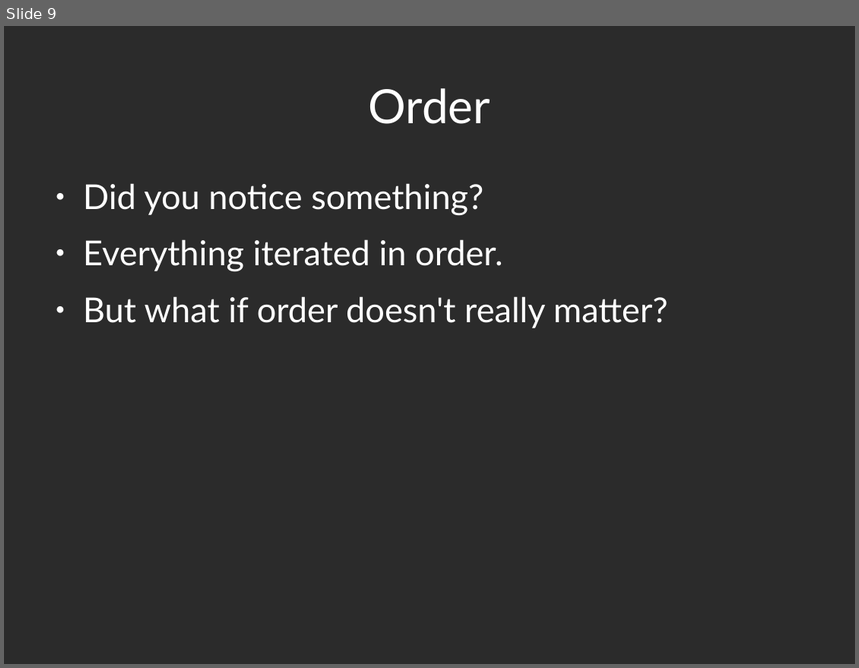
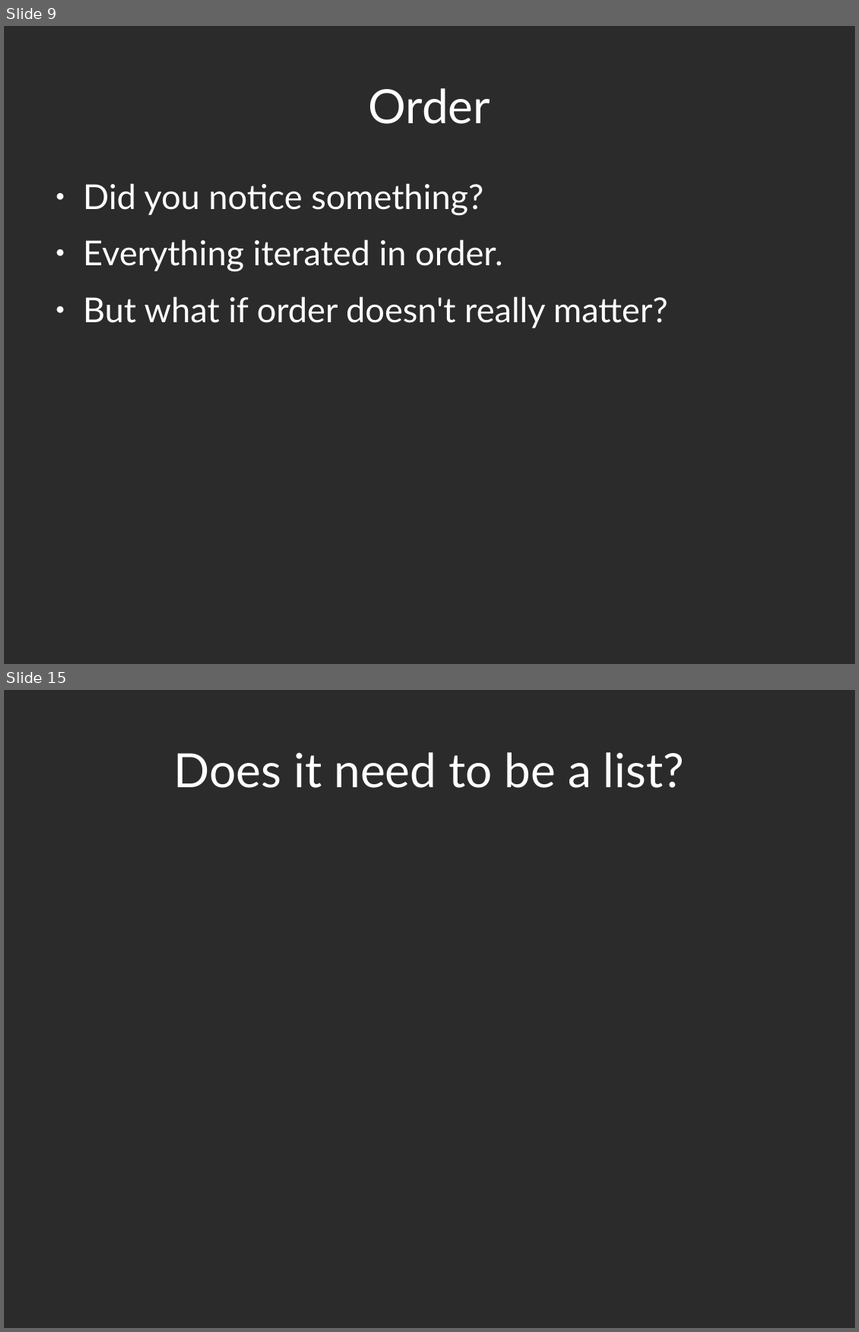
Before and after one commit to abramhindle/python-iteration-talk, a slide deck: iteration-talk.odp. Shown one above the other, each under a label of ours: slide 9 before the commit, slides 9 and 15 after it; the slides between them are not shown. The pictures are 859x668 and 859x1332 pixels, drawn with LibreOffice and Linux fonts; fonts in the diff are those of the drawing; background and template pictures are left out; a plain dark background stands for a picture behind light text. Boxes give left, top, right and bottom in pixels: in the first picture for what was removed or moved away, otherwise in the second. Text is boxed around its words. In the diff, an @@ line names an element or a change of style, - is before the commit and + after.

```diff
--- a/iteration-talk.odp
+++ b/iteration-talk.odp
@@ slide 15 added at (x1=4, y1=690, x2=855, y2=1328), background picture (left out) @@
@@ title added at (x1=174, y1=752, x2=684, y2=788), 44 pt, text #FFFFFF @@
+Does it need to be a list?
```
Also in this commit, not shown: 3 slides changed, 4 other slides added, 1 other file.
